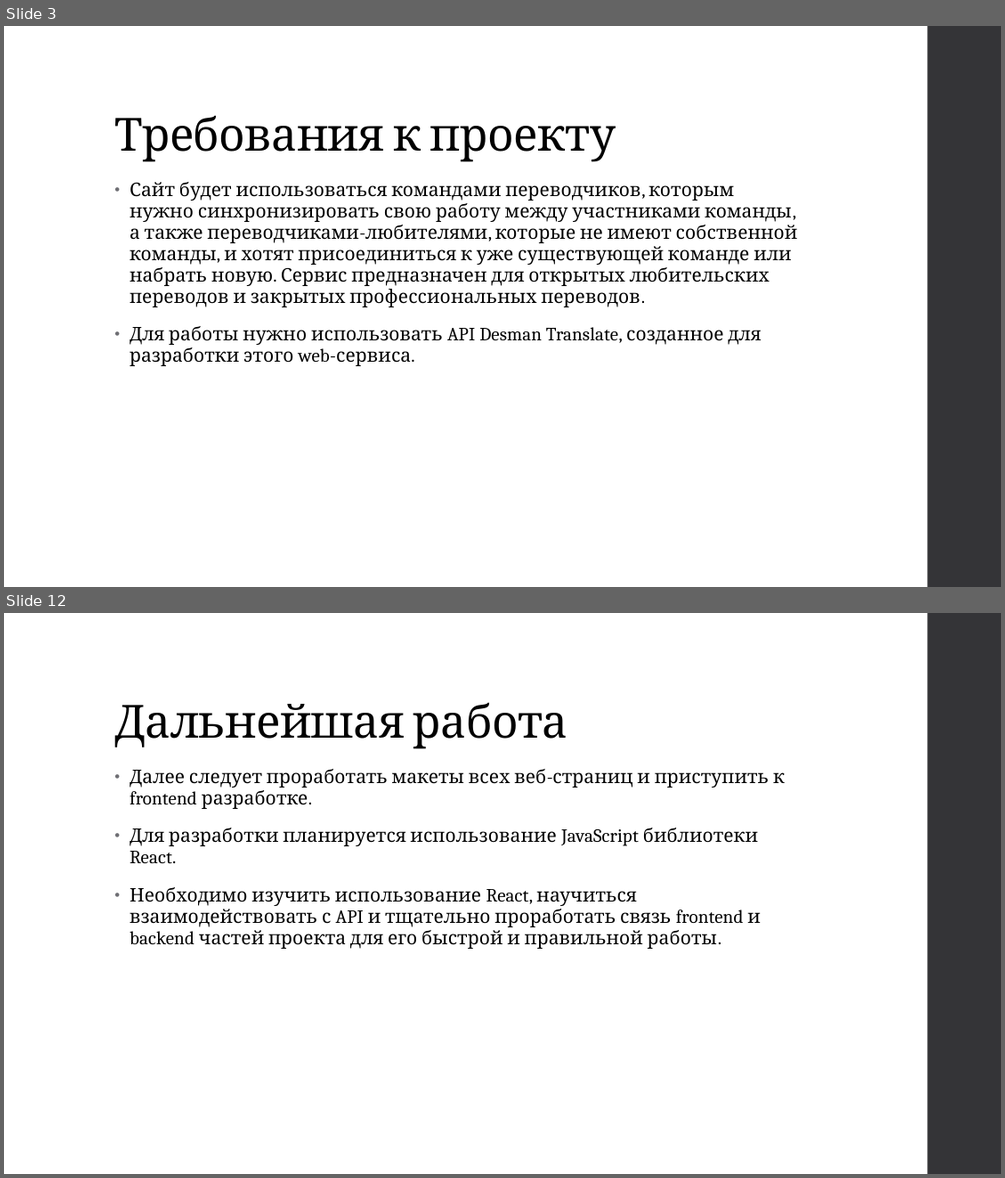
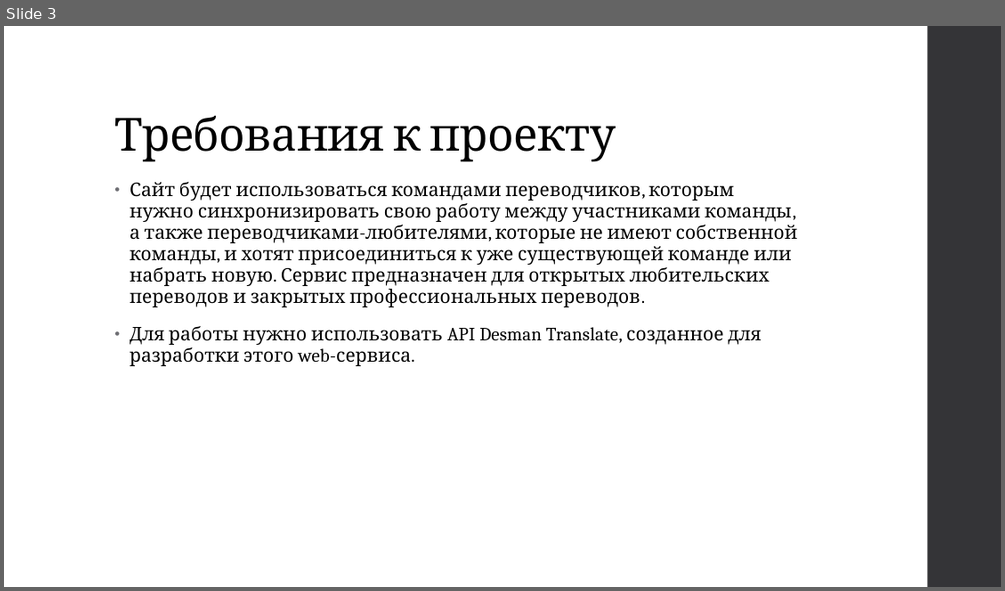
Before and after one commit to ipaingo/study, a slide deck: вебы/презентация/Веб-сервис для коллективных переводов.pptx. Shown one above the other, each under a label of ours: slides 3 and 12 before the commit, slide 3 after it; the slides between them are not shown. The pictures are 1005x1178 and 1005x591 pixels, drawn with LibreOffice and Linux fonts; fonts in the diff are those of the drawing. Boxes give left, top, right and bottom in pixels: in the first picture for what was removed or moved away, otherwise in the second. Text is boxed around its words. In the diff, an @@ line names an element or a change of style, - is before the commit and + after.

```diff
--- a/вебы/презентация/Веб-сервис для коллективных переводов.pptx
+++ b/вебы/презентация/Веб-сервис для коллективных переводов.pptx
@@ slide 12 removed at box(4, 613, 1001, 1174), background #FFFFFF; not listed: 1 template element that a slide beside it also shows @@
@@ title removed at box(114, 702, 568, 749) @@
-Дальнейшая работа
@@ text removed at box(129, 769, 785, 949) @@
-• Далее следует проработать макеты всех веб-страниц и приступить к frontend разработке.
-• Для разработки планируется использование JavaScript библиотеки React.
-• Необходимо изучить использование React, научиться взаимодействовать с API и тщательно проработать связь frontend и backend частей проекта для его быстрой и правильной работы.
```
Also in this commit, not shown: 5 slides changed, 16 slides added, 3 other slides removed.
